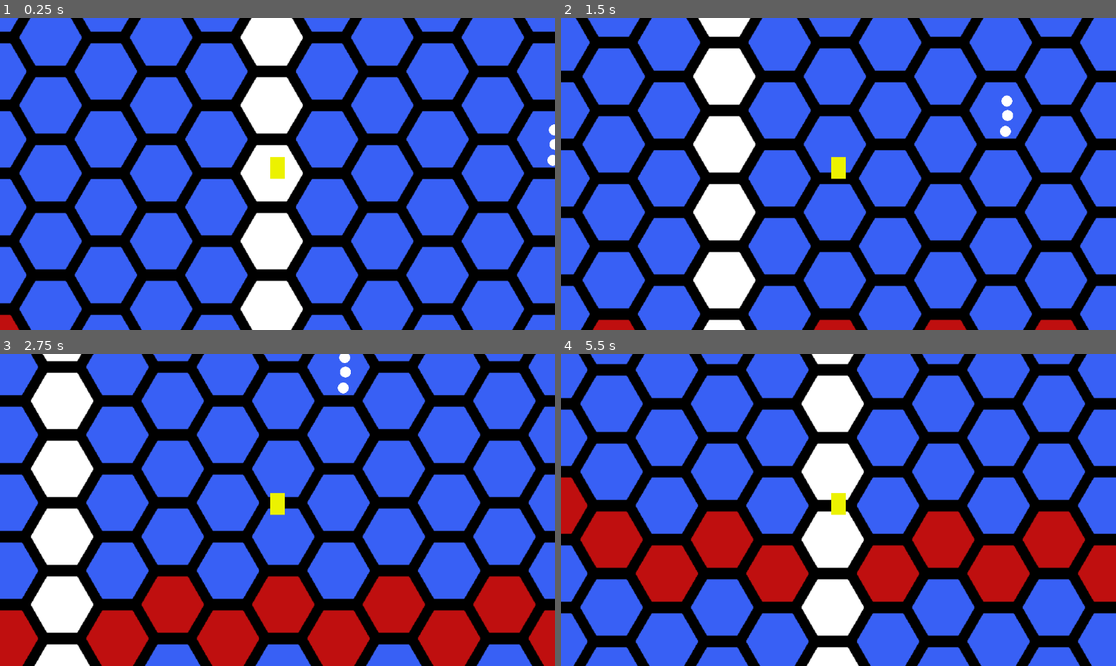
Above: before the commit, frames 1-4 (two rows, left to right).
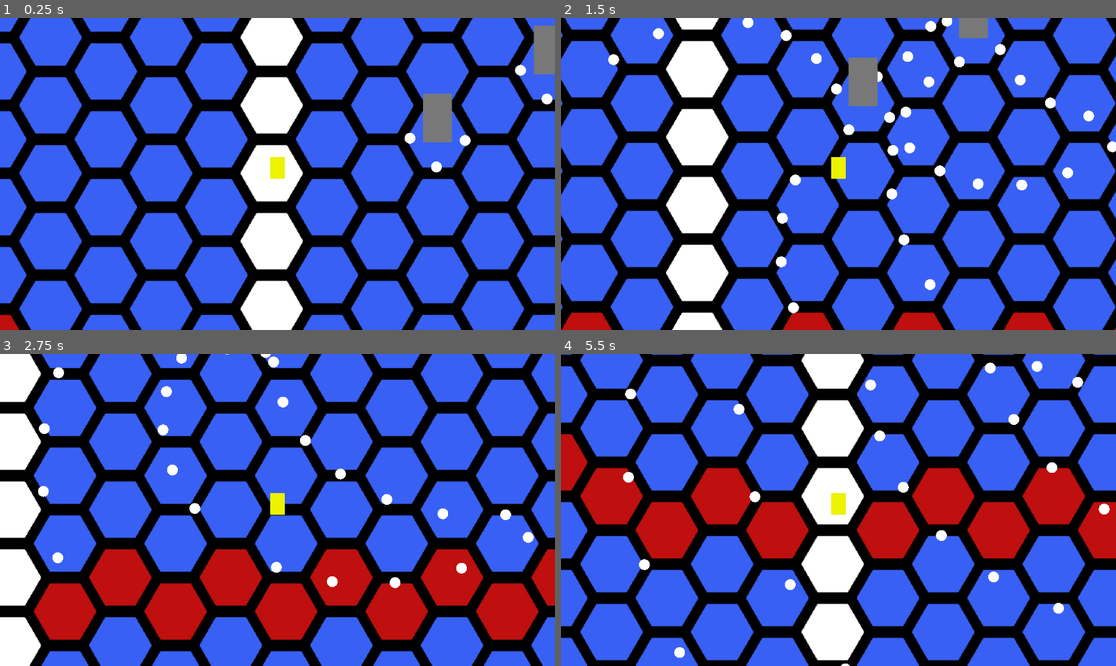
Above: after the commit, the same moments.

Repository: cjack-chmod/ProjectBH
Game: Godot game, scene res://scenes/main.tscn
Two runs of this game, one before a commit and one after it. Both use one fixed random seed, a clock stepped at 60 frames per second and the inputs below.
Inputs (mouse positions are in pixels of both pictures, inside the frame that each line leads up to):
- Up to frame 1 (0.25 s): no input
- Up to frame 2 (1.5 s): move the mouse to (960, 158) at 0.52 s; hold D (right) 0.53-1.28 s; click (960, 158) at 0.67 s; move the mouse to (727, 189) at 1.27 s; hold S (down) from 1.28 s (still down)
- Up to frame 3 (2.75 s): move the mouse to (333, 441) at 2.02 s; release S (down) at 2.03 s; hold D (right) from 2.03 s (still down)
- Up to frame 4 (5.5 s): move the mouse to (810, 572) at 2.77 s; release D (right) at 2.78 s; hold Q (left_up) 2.78-3.53 s; click (810, 572) at 2.92 s; move the mouse to (1005, 556) at 3.52 s; hold A (left) 3.53-5.03 s; move the mouse to (672, 463) at 4.27 s; move the mouse to (866, 510) at 5.02 s; hold S (down) from 5.03 s (still down); click (866, 510) at 5.17 s

The runs differ from the first frame. In frame 1, 1.8% of the frame differs, in the area x 72-100%, y 2-50%; in frame 2, 55%; in frame 3, 48%; in frame 4, 64%, in the area x 0-100%, y 0-100%.

Commit message:
final prototype v1 changes

Diff:
--- a/place_holder_ui.tscn
+++ b/place_holder_ui.tscn
@@ -29,6 +29,14 @@
 offset_bottom = 31.0
 text = "Toggle Player Movement"
 
+[node name="ToggleBulletMode" type="Button" parent="."]
+layout_mode = 1
+offset_top = 35.0
+offset_right = 199.0
+offset_bottom = 66.0
+text = "Toggle Bullet Mode
+"
+
 [node name="ProgressBar" type="ProgressBar" parent="."]
 layout_mode = 1
 anchors_preset = 7
@@ -47,3 +55,4 @@
 show_percentage = false
 
 [connection signal="pressed" from="TogglePlayerMovement" to="." method="_on_toggle_player_movement_pressed"]
+[connection signal="pressed" from="ToggleBulletMode" to="." method="_on_toggle_bullet_mode_pressed"]
--- a/scenes/game_objects/bullet/bullet.gd
+++ b/scenes/game_objects/bullet/bullet.gd
@@ -1,19 +1,23 @@
 extends CharacterBody2D
 
-var starting_x_vel: float = 0.0
-var starting_y_vel: float = 0.0
-
-
-# Called when the node enters the scene tree for the first time.
-func _ready() -> void:
-	velocity = Vector2(starting_x_vel, starting_y_vel)
+var speed: float = 250.0
+var can_free_move: bool = false
 
 
 func _physics_process(_delta: float) -> void:
-	move_and_slide()
+	if can_free_move:
+		position += transform.x * speed * _delta
+	else:
+		move_and_slide()
 
 
 func _on_hurt_box_body_entered(body: Node2D) -> void:
+	# function to damage on a collision
 	if body.has_method("take_damage"):
 		body.take_damage(10.0)
 		call_deferred("queue_free")
+
+
+func _on_timer_timeout() -> void:
+	# destroys bullet if timed out (to prevent lag)
+	call_deferred("queue_free")
--- a/scenes/game_objects/bullet/bullet.tscn
+++ b/scenes/game_objects/bullet/bullet.tscn
@@ -20,4 +20,9 @@
 [node name="CollisionShape2D" type="CollisionShape2D" parent="HurtBox"]
 shape = SubResource("CircleShape2D_pjoso")
 
+[node name="Timer" type="Timer" parent="."]
+wait_time = 30.0
+autostart = true
+
 [connection signal="body_entered" from="HurtBox" to="." method="_on_hurt_box_body_entered"]
+[connection signal="timeout" from="Timer" to="." method="_on_timer_timeout"]
--- a/scenes/game_objects/towers/ExampleTower.tscn
+++ b/scenes/game_objects/towers/ExampleTower.tscn
@@ -3,7 +3,7 @@
 [ext_resource type="Script" path="res://scripts/game_objects/buildings/tower_bullet_spawner.gd" id="1_vcf2l"]
 
 [sub_resource type="RectangleShape2D" id="RectangleShape2D_tjc32"]
-size = Vector2(40, 54.5)
+size = Vector2(40, 48.25)
 
 [node name="ExampleTower" type="StaticBody2D"]
 z_index = 1
@@ -11,11 +11,17 @@
 
 [node name="ColorRect" type="ColorRect" parent="."]
 offset_left = -20.0
-offset_top = -69.0
+offset_top = -63.0
 offset_right = 20.0
-offset_bottom = 12.0
+offset_bottom = 4.0
 color = Color(0.470588, 0.470588, 0.470588, 1)
 
 [node name="CollisionShape2D" type="CollisionShape2D" parent="."]
-position = Vector2(0, -15.75)
+position = Vector2(0, -20)
 shape = SubResource("RectangleShape2D_tjc32")
+
+[node name="ShootTimer" type="Timer" parent="."]
+
+[node name="Rotater" type="Node2D" parent="."]
+
+[connection signal="timeout" from="ShootTimer" to="." method="_on_shoot_timer_timeout"]
--- a/scenes/main.tscn
+++ b/scenes/main.tscn
@@ -2,8 +2,8 @@
 
 [ext_resource type="PackedScene" uid="uid://b511scjyws11e" path="res://scenes/tilemaps/hex_tilemap.tscn" id="1_ho06m"]
 [ext_resource type="PackedScene" uid="uid://dgfjj60ulo8mg" path="res://scenes/player/player.tscn" id="2_jflqx"]
-[ext_resource type="PackedScene" uid="uid://bkdljm38sr1jq" path="res://scenes/game_objects/bullet/bullet.tscn" id="4_7fnsc"]
 [ext_resource type="Script" path="res://scripts/game_objects/buildings/building_spawner.gd" id="4_opsof"]
+[ext_resource type="PackedScene" uid="uid://bpxt2mk74udo5" path="res://scenes/game_objects/towers/ExampleTower.tscn" id="4_yc7gc"]
 
 [node name="Main" type="Node2D"]
 
@@ -16,11 +16,8 @@
 [node name="BuildingLayer" type="Node" parent="."]
 script = ExtResource("4_opsof")
 
-[node name="Bullet" parent="." instance=ExtResource("4_7fnsc")]
-position = Vector2(-17, -154)
+[node name="ExampleTower" parent="BuildingLayer" instance=ExtResource("4_yc7gc")]
+position = Vector2(-176, -142)
 
-[node name="Bullet2" parent="." instance=ExtResource("4_7fnsc")]
-position = Vector2(-16, -134)
-
-[node name="Bullet3" parent="." instance=ExtResource("4_7fnsc")]
-position = Vector2(-19, -112)
+[node name="ExampleTower2" parent="BuildingLayer" instance=ExtResource("4_yc7gc")]
+position = Vector2(-22, -227)
--- a/scenes/player/player.tscn
+++ b/scenes/player/player.tscn
@@ -1,7 +1,8 @@
-[gd_scene load_steps=4 format=3 uid="uid://dgfjj60ulo8mg"]
+[gd_scene load_steps=5 format=3 uid="uid://dgfjj60ulo8mg"]
 
 [ext_resource type="Script" path="res://scripts/player/player.gd" id="1_jwbjq"]
 [ext_resource type="PackedScene" uid="uid://4c6jg4p4sml3" path="res://place_holder_ui.tscn" id="2_eo7g8"]
+[ext_resource type="AudioStream" uid="uid://4iwgafbvsued" path="res://scenes/player/547206__mrfossy__voice_adultmale_paingrunts_06.wav" id="3_pcl7i"]
 
 [sub_resource type="CapsuleShape2D" id="CapsuleShape2D_ehlod"]
 
@@ -23,3 +24,6 @@
 zoom = Vector2(1.5, 1.5)
 
 [node name="PlaceHolderUI" parent="." instance=ExtResource("2_eo7g8")]
+
+[node name="HurtSound" type="AudioStreamPlayer" parent="."]
+stream = ExtResource("3_pcl7i")
--- a/scripts/game_objects/buildings/tower_bullet_spawner.gd
+++ b/scripts/game_objects/buildings/tower_bullet_spawner.gd
@@ -1,5 +1,163 @@
 extends StaticBody2D
+
+# this is temporary bandaid because the tileset i was using isn't symmetrical :(
+const Y_ELONGATION: float = 1 + (110.0 / 96.0 - 1) / 2.5
+
+@export_group("Free Shoot Variables")
+@export var num_spawn_points: int = 4
+@export var free_shoot_speed: int = 250
+@export var free_shoot_interval: float = 0.2
+@export var free_shoot_rotation: float = 50.0
+
+@export_group("Hex Shoot Variables")
+@export var hex_shoot_speed: int = 300
+@export var hex_shoot_interval: float = 1.0
+
+var _rotater_free_shoot_rotate_speed: float = 100.0
+
+# Bullet Scene
+var _bullet: PackedScene = preload("res://scenes/game_objects/bullet/bullet.tscn")
+var _bullet_speed: float = 250.0
+
+# Hex Direction Vectors
+var _hex_vel_dirs: Array[Vector2] = [
+	Vector2(0, 1),
+	Vector2(0, -1),
+	Vector2(sin(PI / 3), cos(PI / 3) * Y_ELONGATION).normalized(),
+	Vector2(sin(2 * PI / 3), cos(2 * PI / 3) * Y_ELONGATION).normalized(),
+	Vector2(sin(4 * PI / 3), cos(4 * PI / 3) * Y_ELONGATION).normalized(),
+	Vector2(sin(5 * PI / 3), cos(5 * PI / 3) * Y_ELONGATION).normalized()
+]
+
+# Flags
+var _free_shoot: bool = true
+
+@onready var tile_map: TileMap = get_parent().get_parent().get_node("HexTilemap")
+@onready var shoot_timer: Timer = $ShootTimer
+@onready var rotater: Node2D = $Rotater
+
+#############################################
+# General Functions
+#############################################
 
 
 func _ready() -> void:
-	pass
+	# Setting pos to centre of tile
+	var _curr_tile: Vector2i = GlobalTileFunctions.find_tile_coordinates(
+		self.global_position, tile_map
+	)
+	self.global_position = GlobalTileFunctions.find_centre_of_tile(_curr_tile, tile_map)
+
+	# Connect Toggle and setup first pattern
+	GlobalEvents.toogle_bullet_shoot_mode.connect(_toggle_shoot_mode)
+	if _free_shoot:
+		_setup_new_freeshoot_pattern(
+			num_spawn_points, free_shoot_speed, free_shoot_interval, free_shoot_rotation
+		)
+
+
+# Rotating spawner in free mode
+func _physics_process(delta: float) -> void:
+	if _free_shoot:
+		rotater.rotation_degrees += _rotater_free_shoot_rotate_speed * delta
+
+
+# Code to toggle
+func _toggle_shoot_mode() -> void:
+	if _free_shoot:
+		_free_shoot = false
+		_clear_previous_spawners()
+		_setup_new_hex_pattern(hex_shoot_speed, hex_shoot_interval)
+	else:
+		_free_shoot = true
+		_clear_previous_spawners()
+		_setup_new_freeshoot_pattern(
+			num_spawn_points, free_shoot_speed, free_shoot_interval, free_shoot_rotation
+		)
+
+
+# Bullet Spawn Code
+func _on_shoot_timer_timeout() -> void:
+	# Code to spawn bullet and set its variables and rotation to work in free move
+	if _free_shoot:
+		_free_shoot_shoot()
+
+	# Code to spawn bullet if
+	else:
+		_hex_shoot_shoot()
+
+
+func _clear_previous_spawners() -> void:
+	for s: Node2D in rotater.get_children():
+		s.queue_free()
+
+
+#############################################
+# Free Shoot Functions
+#############################################
+
+
+func _setup_new_freeshoot_pattern(
+	_num_spawn_points: int, _speed: float, _shoot_interval: float, _rotation: float
+) -> void:
+	var _step: float = 2 * PI / _num_spawn_points
+
+	# Set variables
+	_rotater_free_shoot_rotate_speed = _rotation
+	_bullet_speed = _speed
+
+	for i: int in range(_num_spawn_points):
+		var _spawn_point: Node2D = Node2D.new()
+		var _pos: Vector2 = Vector2(30, 0).rotated(_step * i)
+		_spawn_point.position = _pos + self.position
+		_spawn_point.rotation = _pos.angle()
+		rotater.add_child(_spawn_point)
+
+	shoot_timer.wait_time = _shoot_interval
+	shoot_timer.start()
+
+
+func _free_shoot_shoot() -> void:
+	for s: Node2D in rotater.get_children():
+		var _scene: Node2D = _bullet.instantiate()
+		get_tree().root.add_child(_scene)
+		_scene.speed = _bullet_speed
+		_scene.can_free_move = true
+		_scene.position = s.position
+		_scene.rotation_degrees = fmod(s.rotation_degrees + rotater.rotation_degrees, 360)
+
+
+#############################################
+# Hex Shoot Functions
+#############################################
+func _setup_new_hex_pattern(_speed: float, _shoot_interval: float) -> void:
+	var _step: float = 2 * PI / 6
+
+	# Set variables
+	rotater.rotation = 0.0
+	_bullet_speed = _speed
+
+	# Creating spawn points
+	for i: int in range(6):
+		var _spawn_point: Node2D = Node2D.new()
+		# Set Spawn Points to Centre of Hex
+		var _curr_tile: Vector2i = GlobalTileFunctions.find_tile_coordinates(
+			self.position, tile_map
+		)
+		_spawn_point.global_position = GlobalTileFunctions.find_centre_of_tile(_curr_tile, tile_map)
+		rotater.add_child(_spawn_point)
+
+	# Set Timer
+	shoot_timer.wait_time = _shoot_interval
+	shoot_timer.start()
+
+
+func _hex_shoot_shoot() -> void:
+	var i: int = 0
+	for s: Node2D in rotater.get_children():
+		var _scene: Node2D = _bullet.instantiate()
+		get_tree().root.add_child(_scene)
+		_scene.can_free_move = false
+		_scene.velocity = _bullet_speed * _hex_vel_dirs[i]
+		i += 1
+		_scene.position = s.position
--- a/scripts/global/global_events.gd
+++ b/scripts/global/global_events.gd
@@ -4,6 +4,7 @@
 # Building Signals
 #####################################
 signal spawn_building(tilemap_coords: Vector2)
+signal toogle_bullet_shoot_mode
 
 #####################################
 # Player Signals
@@ -19,6 +20,10 @@
 	spawn_building.emit(_tilemap_coords)
 
 
+func emit_toogle_bullet_shoot_mode() -> void:
+	toogle_bullet_shoot_mode.emit()
+
+
 #####################################
 # Player Emit Signal Functions
 #####################################
--- a/scripts/global/global_tile_functions.gd
+++ b/scripts/global/global_tile_functions.gd
@@ -2,21 +2,19 @@
 
 enum HEXDIR { UP, DOWN, LEFT_UP, LEFT_DOWN, RIGHT_UP, RIGHT_DOWN }
 
-@onready var tile_map: Node = get_tree().get_root().get_node("/root/Main/HexTilemap")
-
 
 # Finds tile coords given a global pos
-func find_tile_coordinates(_global_pos: Vector2) -> Vector2:
+func find_tile_coordinates(_global_pos: Vector2, tile_map: TileMap) -> Vector2:
 	return tile_map.local_to_map(tile_map.to_local(_global_pos))
 
 
 # Finds the global pos of the centre of the tile given the tile coords
-func find_centre_of_tile(_tile_coords: Vector2) -> Vector2:
+func find_centre_of_tile(_tile_coords: Vector2, tile_map: TileMap) -> Vector2:
 	return tile_map.map_to_local(tile_map.to_global(_tile_coords))
 
 
 # Function to find the adjacent tile based on the input hexdir adjacency
-func find_adjacent_tile(_tile_coords: Vector2, _direction: HEXDIR) -> Vector2:
+func find_adjacent_tile(_tile_coords: Vector2, _direction: HEXDIR, tile_map: TileMap) -> Vector2:
 	# Find surrounding cells
 	var _surrounding_cells: Array[Vector2i] = tile_map.get_surrounding_cells(_tile_coords)
 	# return correct one based on direction
--- a/scripts/player/player.gd
+++ b/scripts/player/player.gd
@@ -5,11 +5,13 @@
 var _current_health: float = 100.0
 
 # Movement Variables
-var _move_speed: float = 200.0
+var _move_speed: float = 250.0
 
 # Flags
 var _free_move: bool = true
 var _hex_input_paused: bool = false
+
+@onready var tile_map: TileMap = get_parent().get_node("HexTilemap")
 
 
 func _ready() -> void:
@@ -59,7 +61,7 @@
 
 		# finding current tile
 		var _current_tile_coords: Vector2 = GlobalTileFunctions.find_tile_coordinates(
-			self.global_position
+			self.global_position, tile_map
 		)
 
 		# Moving to new tile
@@ -75,7 +77,7 @@
 	_hex_input_paused = true
 
 	# finding centre of tile to set
-	var _new_position: Vector2 = GlobalTileFunctions.find_centre_of_tile(_tile_coords)
+	var _new_position: Vector2 = GlobalTileFunctions.find_centre_of_tile(_tile_coords, tile_map)
 
 	# tweening position
 	var _tween: Tween = get_tree().create_tween()
@@ -88,23 +90,40 @@
 # Function to find and move to the adjacent tile to the player given just direction
 func _find_and_move_to_adjacent_tile(_direction: GlobalTileFunctions.HEXDIR) -> void:
 	# Finding Current Player Tile
-	var _current_tile: Vector2 = GlobalTileFunctions.find_tile_coordinates(self.global_position)
+	var _current_tile: Vector2 = GlobalTileFunctions.find_tile_coordinates(
+		self.global_position, tile_map
+	)
 
 	# finding adjacent tile based on direction
-	var _new_tile: Vector2 = GlobalTileFunctions.find_adjacent_tile(_current_tile, _direction)
+	var _new_tile: Vector2 = GlobalTileFunctions.find_adjacent_tile(
+		_current_tile, _direction, tile_map
+	)
 
 	# moving to centre of that tile
-	_move_to_tile_centre(_new_tile, 0.5)
+	_move_to_tile_centre(_new_tile, 0.3)
 
 
 # Minus Health and die if less than 0
 func take_damage(_damage: float) -> void:
 	_current_health -= _damage
+
+	# visual and sound
+	_damage_flash()
+	if !$HurtSound.playing:
+		$HurtSound.play()
+
 	GlobalEvents.emit_player_health_changed(_current_health, _max_health)
 	if _current_health <= 0:
 		_die()
 
 
+func _damage_flash() -> void:
+	# Flashing Char Red When Being Damaged
+	$ColorRect.modulate = Color.RED
+	await get_tree().create_timer(0.1).timeout
+	$ColorRect.modulate = Color.WHITE
+
+
 # reload if die
 func _die() -> void:
-	get_tree().reload_current_scene()
+	get_tree().call_deferred("reload_current_scene")
--- a/ui/place_holder_ui.gd
+++ b/ui/place_holder_ui.gd
@@ -9,6 +9,10 @@
 	GlobalEvents.emit_toggle_player_movement_mode()
 
 
+func _on_toggle_bullet_mode_pressed() -> void:
+	GlobalEvents.emit_toogle_bullet_shoot_mode()
+
+
 func _update_health_bar(_current_health: float, _max_health: float) -> void:
 	$ProgressBar.max_value = _max_health
 	$ProgressBar.value = _current_health
Not shown, added: scenes/player/547206__mrfossy__voice_adultmale_paingrunts_06.wav.import
Not shown, added: scenes/player/547206__mrfossy__voice_adultmale_paingrunts_06.wav
